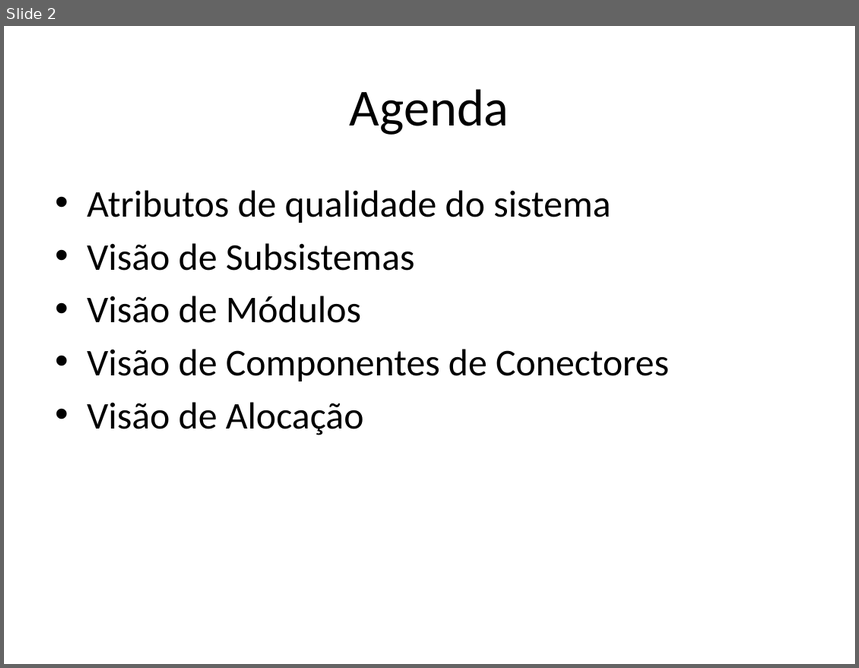
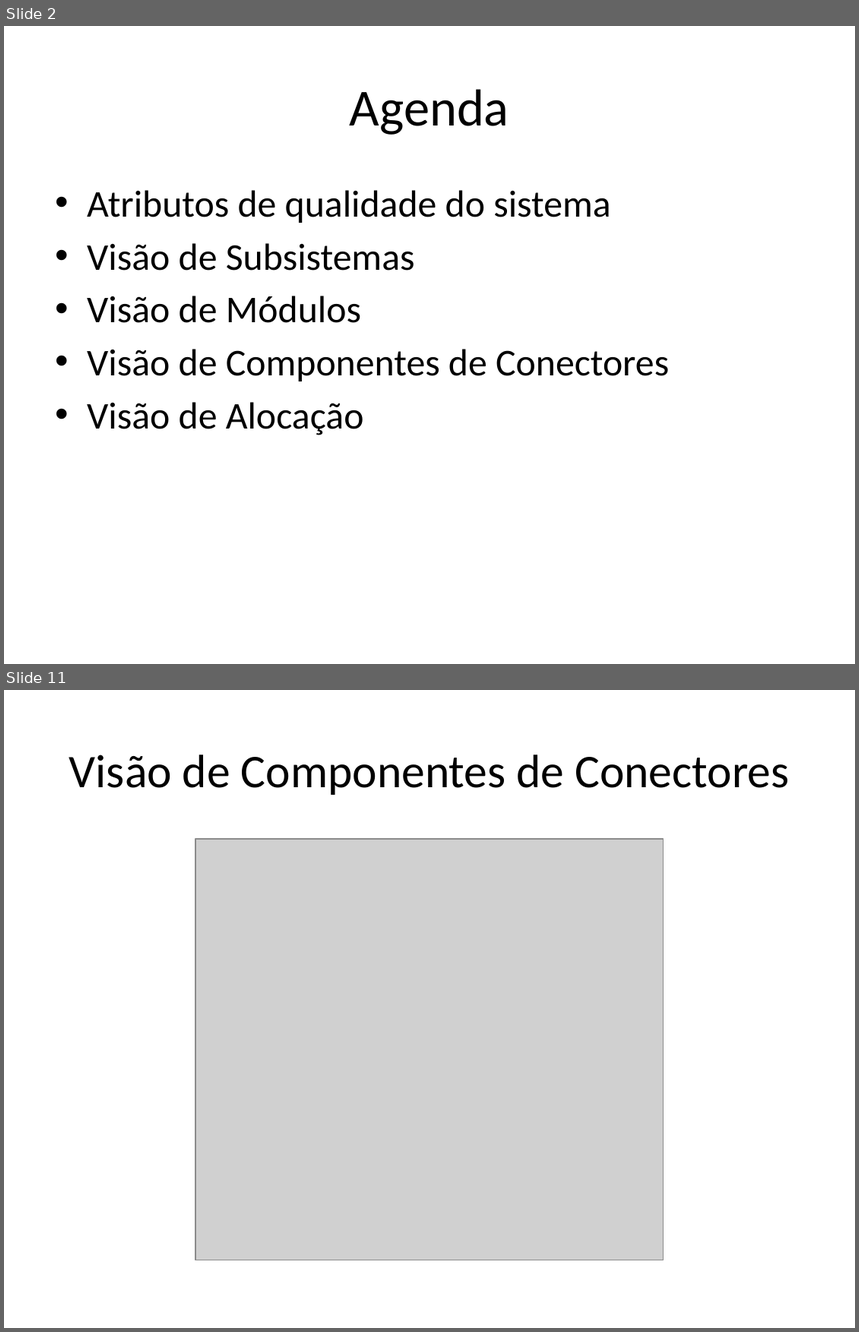
Before and after one commit to amslv/SIGEAS, a slide deck: 01-SISTEMA/02-ANALISE E PROJETO/ARQ-Documento de Arquitetura.pptx. Shown one above the other, each under a label of ours: slide 2 before the commit, slides 2 and 11 after it; the slides between them are not shown. The pictures are 859x668 and 859x1332 pixels, drawn with LibreOffice and Linux fonts; fonts in the diff are those of the drawing; grey boxes stand for pictures. Boxes give left, top, right and bottom in pixels: in the first picture for what was removed or moved away, otherwise in the second. Text is boxed around its words. In the diff, an @@ line names an element or a change of style, - is before the commit and + after.

```diff
--- a/01-SISTEMA/02-ANALISE E PROJETO/ARQ-Documento de Arquitetura.pptx
+++ b/01-SISTEMA/02-ANALISE E PROJETO/ARQ-Documento de Arquitetura.pptx
@@ slide 11 added at [4,690,855,1328], background #FFFFFF @@
@@ title added at [69,755,789,795], 39.6 pt, text #000000 @@
+Visão de Componentes de Conectores
@@ picture added at [196,839,664,1260] @@
```
Also in this commit, not shown: 1 slide changed, 9 other slides added, 1 other file.
